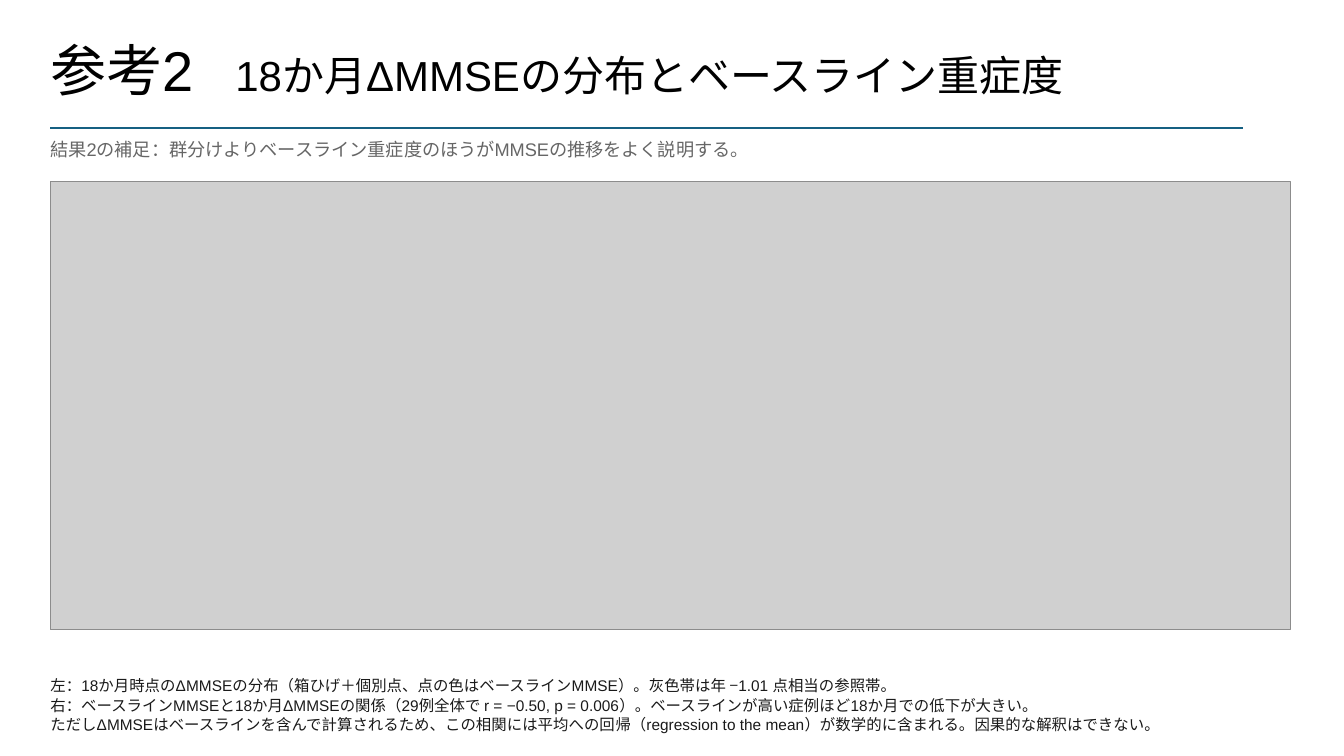
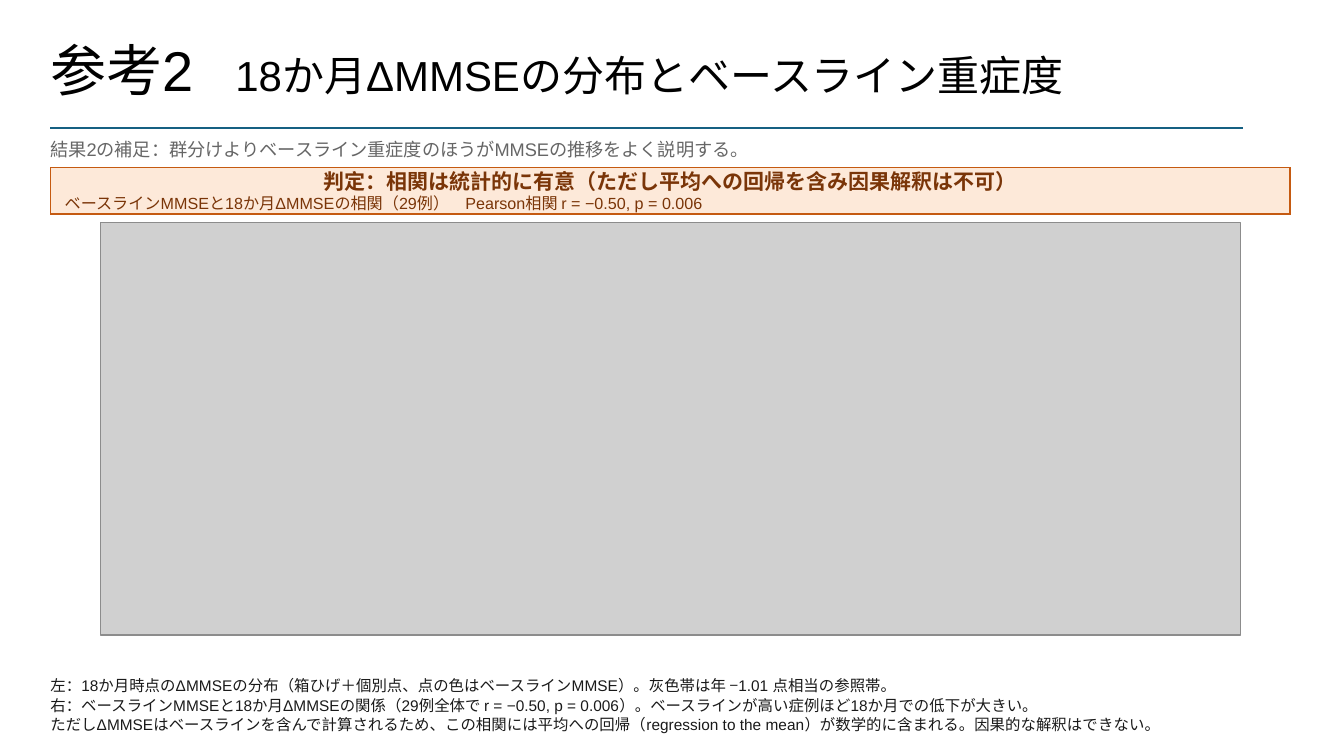
Before and after one commit to Yusuke013186/-, a slide deck: slide 8 of 8月5日に見せるスライド_更新版.pptx (slide 7 before the commit). Drawn at 1344x756 pixels with LibreOffice and Linux fonts; fonts in the diff are those of the drawing; grey boxes stand for pictures. Boxes give left, top, right and bottom in pixels: in the first picture for what was removed or moved away, otherwise in the second. Text is boxed around its words. In the diff, an @@ line names an element or a change of style, - is before the commit and + after.

```diff
--- a/8月5日に見せるスライド_更新版.pptx
+++ b/8月5日に見せるスライド_更新版.pptx
@@ rectangle added at (50,167,1291,214), fill #FDE9D9, outline #C55A11 1 pt, 11.5 pt, text #7A3508 @@
+判定：相関は統計的に有意（ただし平均への回帰を含み因果解釈は不可）
+ベースラインMMSEと18か月ΔMMSEの相関（29例） Pearson相関 r = −0.50, p = 0.006
@@ picture: place and size @@
-picture at (50,181,1291,630)
+picture at (100,223,1240,635)
```
Also in this commit, not shown: 4 other slides changed, 1 slide added, 13 other files.
